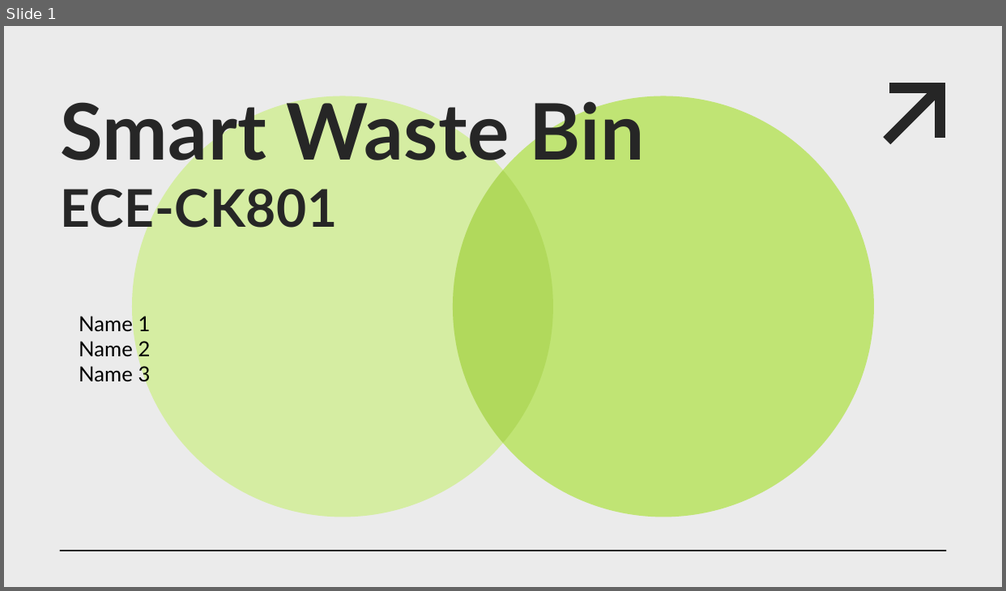
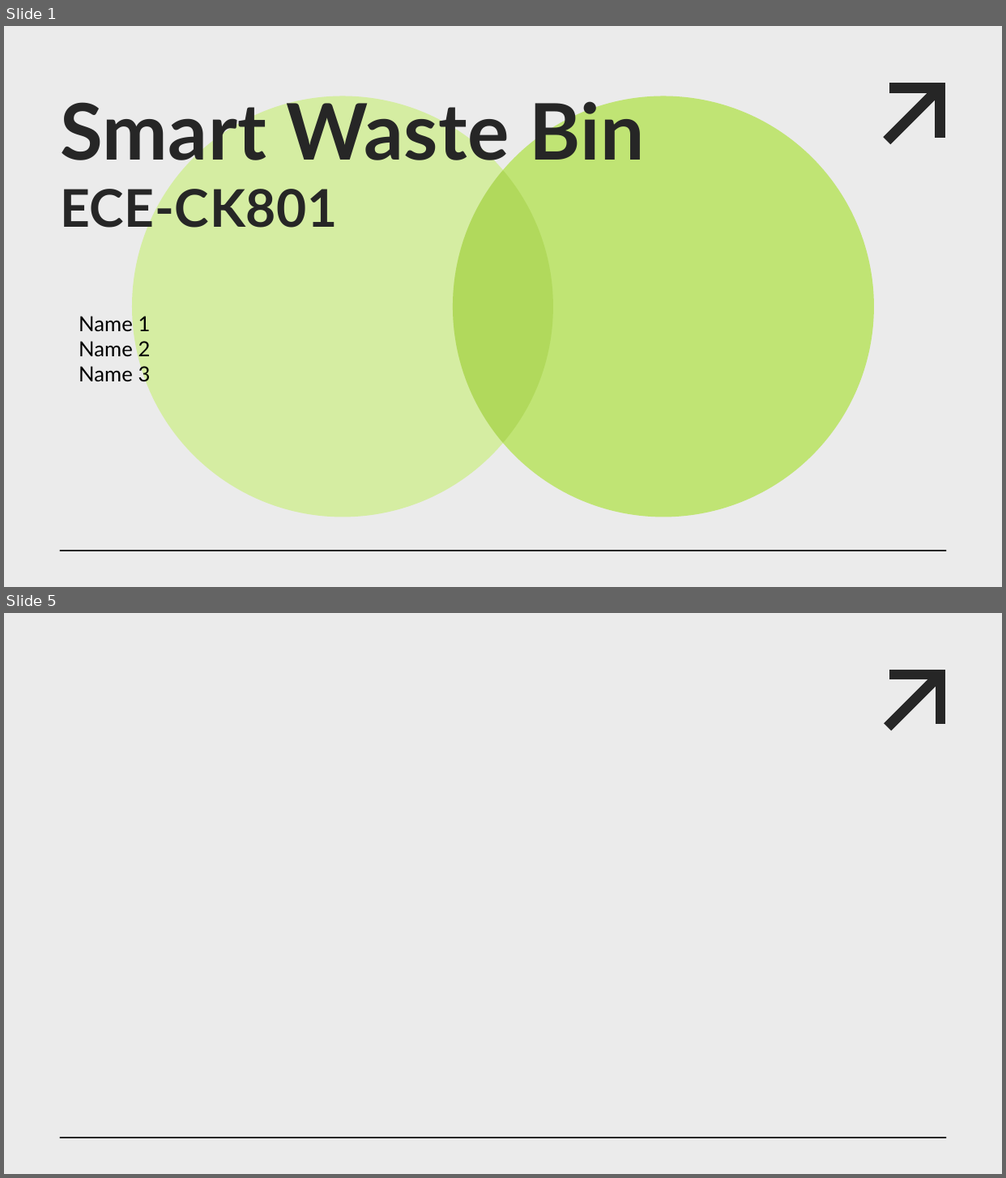
Before and after one commit to jimfil/smartWasteBinProject, a slide deck: presentation/team05_presentation.pptx. Shown one above the other, each under a label of ours: slide 1 before the commit, slides 1 and 5 after it; the slides between them are not shown. The pictures are 1006x591 and 1006x1178 pixels, drawn with LibreOffice and Linux fonts; fonts in the diff are those of the drawing. Boxes give left, top, right and bottom in pixels: in the first picture for what was removed or moved away, otherwise in the second. Text is boxed around its words. In the diff, an @@ line names an element or a change of style, - is before the commit and + after.

```diff
--- a/presentation/team05_presentation.pptx
+++ b/presentation/team05_presentation.pptx
@@ slide 5 added at [4, 613, 1002, 1174], background #EBEBEB; not listed: 1 template element that a slide beside it also shows @@
@@ line added from (891, 723) to (936, 679), #262626 10 pt @@
@@ line added from (895, 675) to (940, 675), #262626 10 pt @@
@@ line added from (940, 675) to (940, 719), #262626 10 pt @@
@@ line added from (60, 1138) to (376, 1138), #EBEBEB 1.5 pt @@
```
Also in this commit, not shown: 1 slide changed, 3 other slides added, 11 slides removed.
